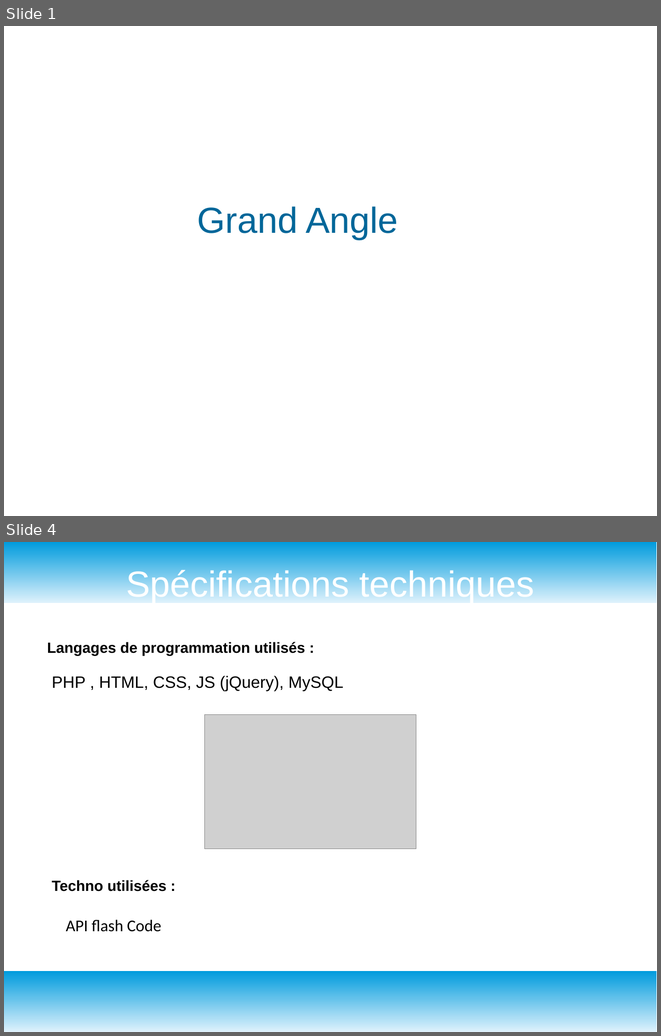
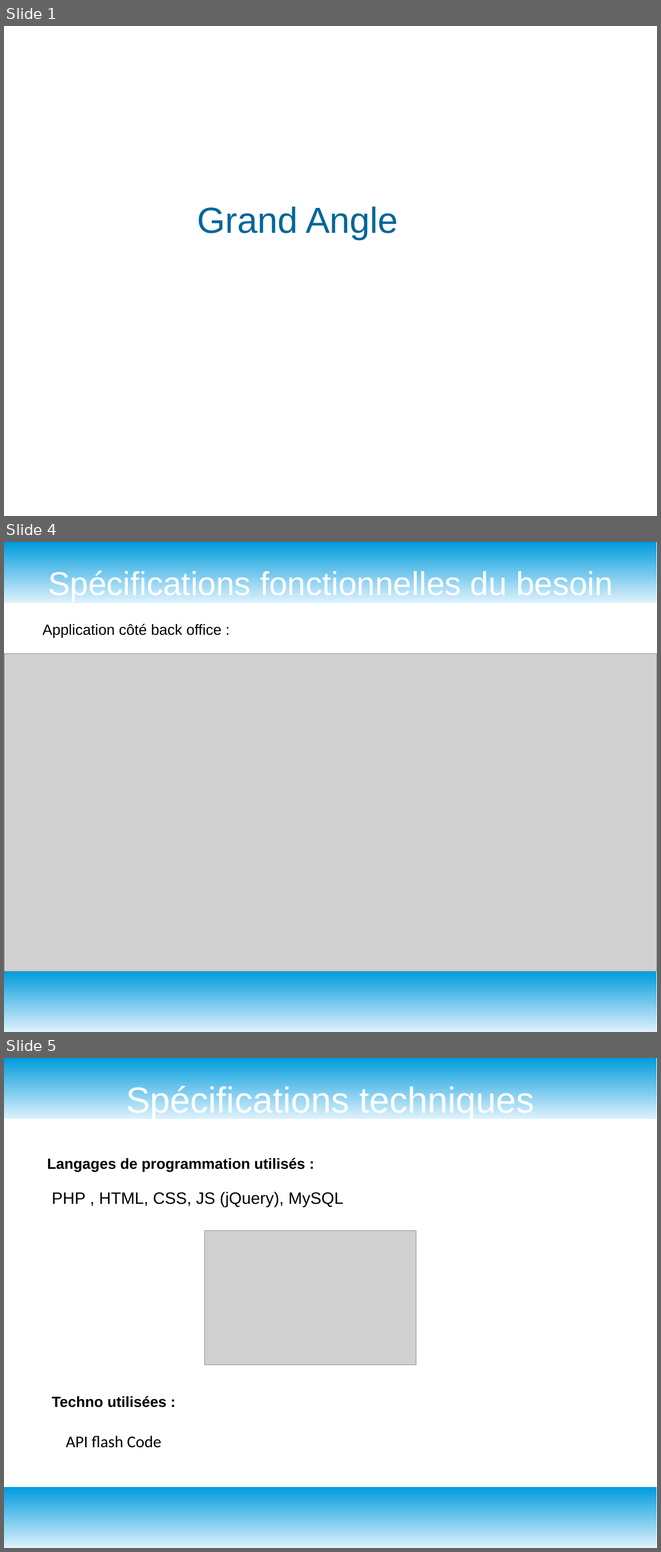
Before and after one commit to GuyomH/Fil-Rouge, a slide deck: assets/grand angle diapo.odp. Shown one above the other, each under a label of ours: slides 1 and 4 before the commit, slides 1, 4 and 5 after it; the slides between them are not shown. The pictures are 661x1036 and 661x1552 pixels, drawn with LibreOffice and Linux fonts; fonts in the diff are those of the drawing; grey boxes stand for pictures; background and template pictures are left out. Boxes give left, top, right and bottom in pixels: in the first picture for what was removed or moved away, otherwise in the second. Text is boxed around its words. In the diff, an @@ line names an element or a change of style, - is before the commit and + after.

```diff
--- a/assets/grand angle diapo.odp
+++ b/assets/grand angle diapo.odp
@@ slide 4 added at (x1=4, y1=542, x2=657, y2=1032), background #FFFFFF; not listed: 2 template elements that a slide beside it also shows @@
@@ title added at (x1=48, y1=568, x2=613, y2=601), 40 pt, text #FFFFFF @@
+Spécifications fonctionnelles du besoin
@@ text added at (x1=43, y1=624, x2=221, y2=638), 18 pt, text #000000 @@
+Application côté back office :
@@ picture added at (x1=5, y1=654, x2=657, y2=972) @@
@@ what was slide 4 is now slide 5 @@
```
Also in this commit, not shown: 1 slide changed, 6 other slides added, 2 slides removed.
